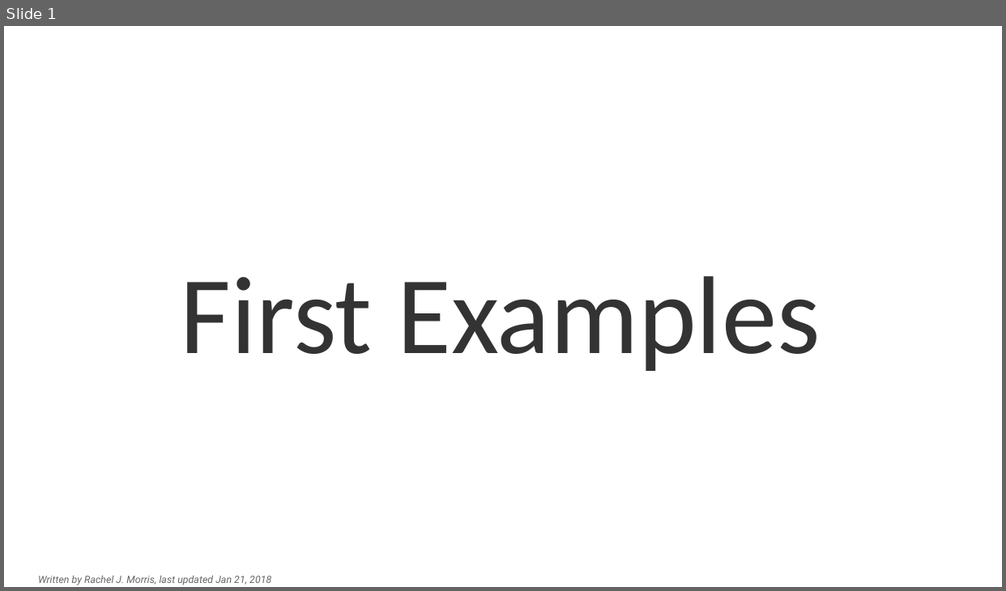
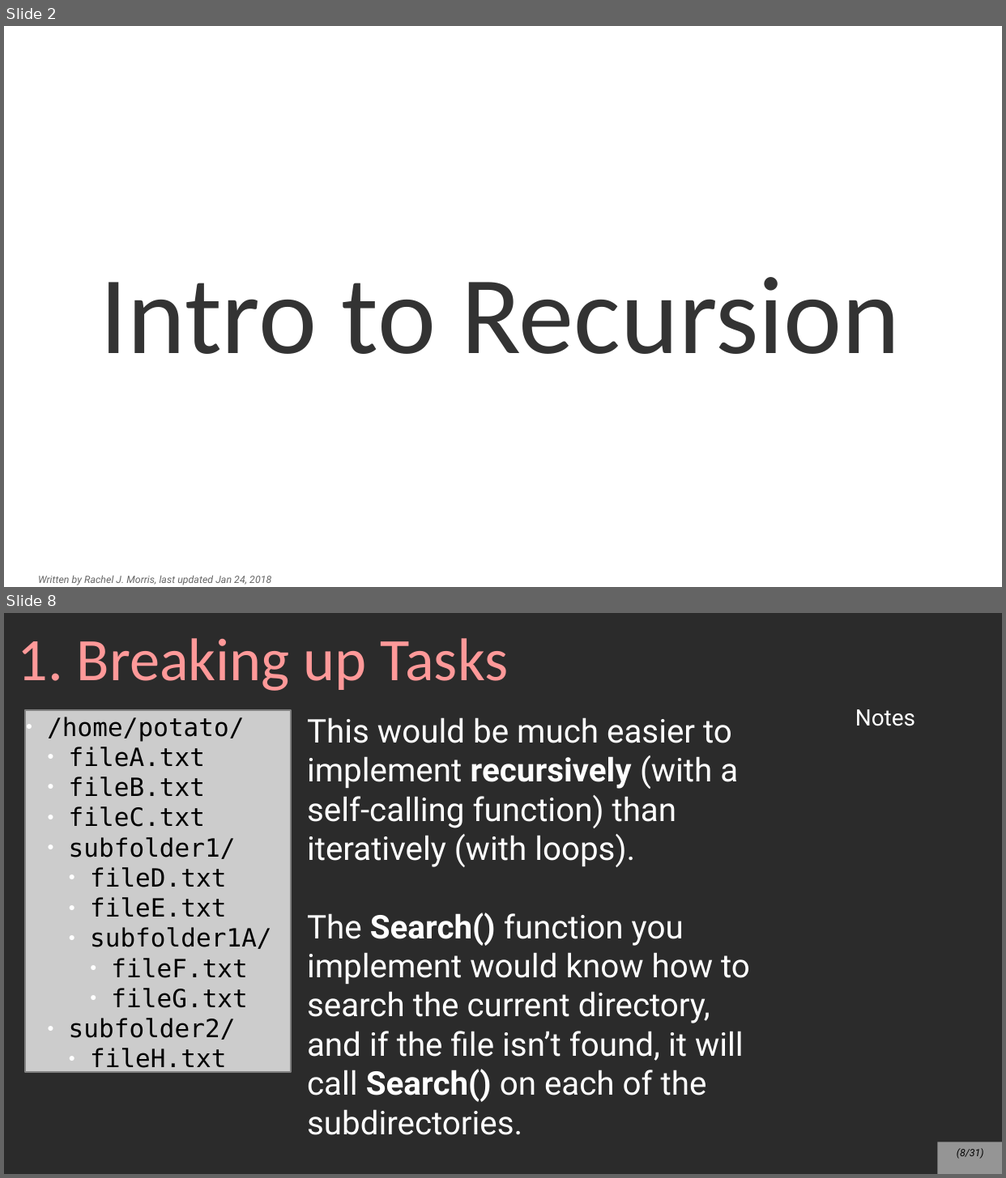
Before and after one commit to mariamhabib/CS250-Data-Structures, a slide deck: Lectures/Slides/Recursion.odp. Shown one above the other, each under a label of ours: slide 1 before the commit, slides 2 and 8 after it; the slides between them are not shown. The pictures are 1006x591 and 1006x1178 pixels, drawn with LibreOffice and Linux fonts; fonts in the diff are those of the drawing; background and template pictures are left out; a plain dark background stands for a picture behind light text. Boxes give left, top, right and bottom in pixels: in the first picture for what was removed or moved away, otherwise in the second. Text is boxed around its words. In the diff, an @@ line names an element or a change of style, - is before the commit and + after.

Commit message:
Recursion lecture

```diff
--- a/Lectures/Slides/Recursion.odp
+++ b/Lectures/Slides/Recursion.odp
@@ slide 8 added at (4, 613, 1002, 1174), background picture (left out) @@
@@ title added at (18, 638, 509, 691), 48 pt, text #FF9999 @@
+1. Breaking up Tasks
@@ text added at (855, 709, 915, 726), 18 pt, text #FFFFFF @@
+Notes
@@ rectangle added at (25, 710, 291, 1072), fill #CCCCCC, outline #808080 1.45 pt, 20 pt, text #000000 @@
+● /home/potato/
+  ● fileA.txt
+  ● fileB.txt
+  ● fileC.txt
+  ● subfolder1/
+    ● fileD.txt
+    ● fileE.txt
+    ● subfolder1A/
+      ● fileF.txt
+      ● fileG.txt
+  ● subfolder2/
+    ● fileH.txt
@@ text added at (307, 717, 750, 1135), 26 pt, text #FFFFFF @@
+This would be much easier to implement recursively (with a self-calling function) than iteratively (with loops).
+The Search() function you implement would know how to search the current directory, and if the file isn’t found, it will call Search() on each of the subdirectories.
@@ page number added at (938, 1143, 1002, 1174), fill #FFFFFF at 50% opacity, 8 pt, text #000000, italic @@
+(8/31)
@@ what was slide 1 is now slide 2 @@
@@ slide 2 changed as well @@
@@ title at (100, 277, 900, 354): text changed @@
-First Examples
+Intro to Recursion
@@ text at (38, 575, 271, 586): text changed @@
-Written by Rachel J. Morris, last updated Jan 21, 2018
+Written by Rachel J. Morris, last updated Jan 24, 2018
```
Also in this commit, not shown: 29 other slides added, 5 slides removed, 1 other file.
